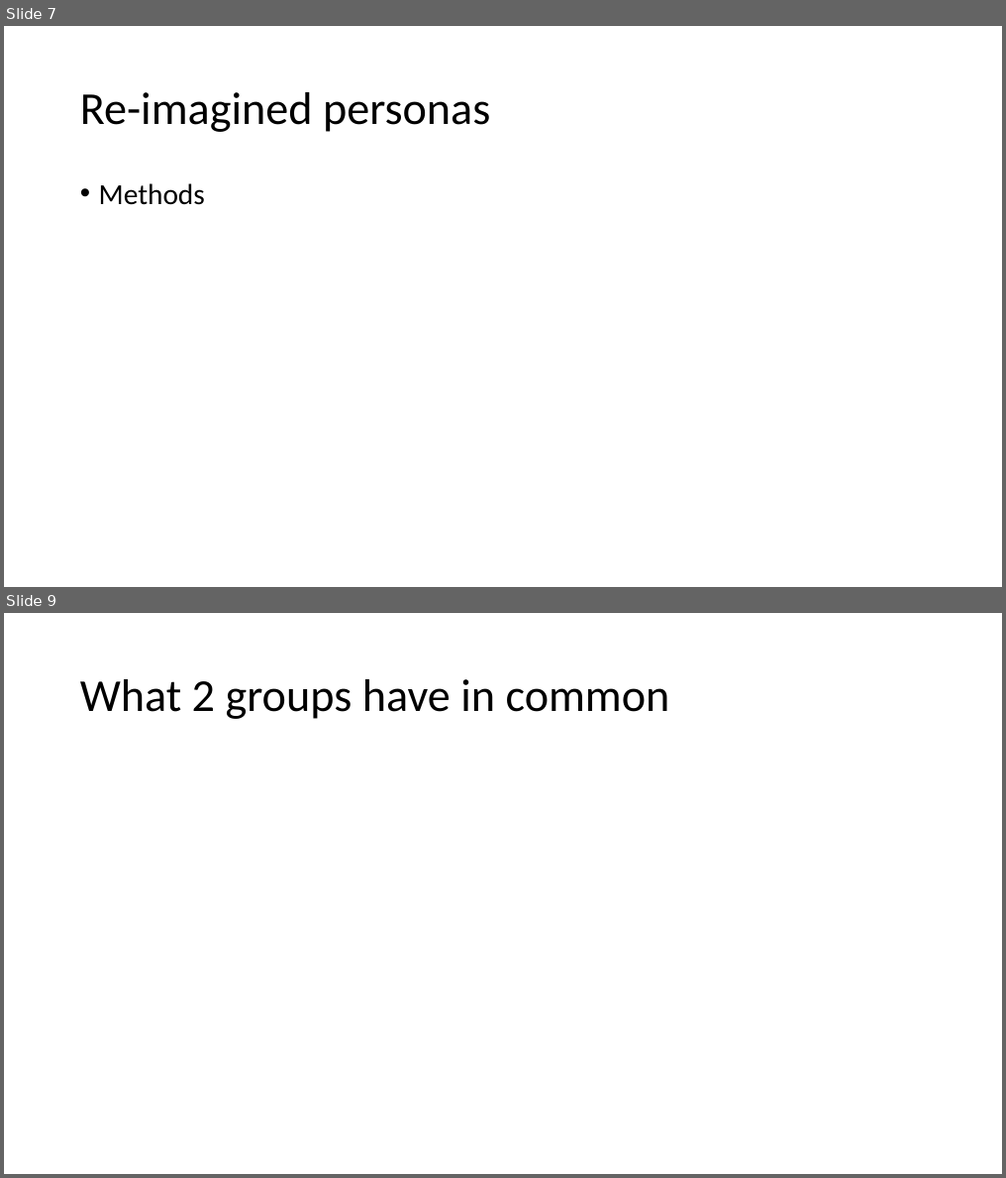
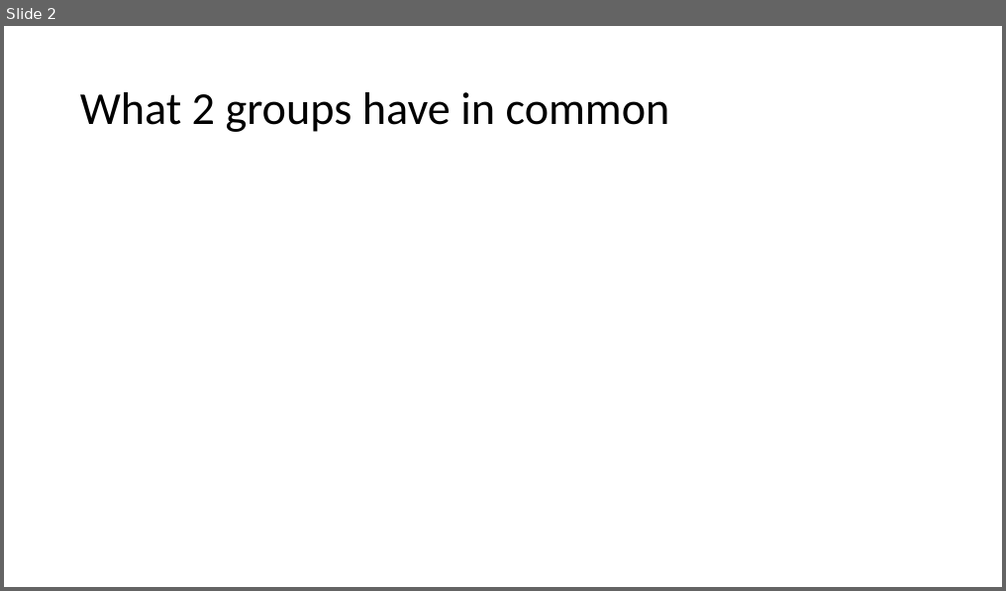
Before and after one commit to PersonaPredicta/Survey_Says..., a slide deck: New_personas.pptx. Shown one above the other, each under a label of ours: slides 7 and 9 before the commit, slide 2 after it; the slides between them are not shown. The pictures are 1006x1178 and 1006x591 pixels, drawn with LibreOffice and Linux fonts; fonts in the diff are those of the drawing. Boxes give left, top, right and bottom in pixels: in the first picture for what was removed or moved away, otherwise in the second. Text is boxed around its words. In the diff, an @@ line names an element or a change of style, - is before the commit and + after.

```diff
--- a/New_personas.pptx
+++ b/New_personas.pptx
@@ slide 7 removed at (4, 26, 1002, 587), background #FFFFFF @@
@@ title removed at (80, 92, 490, 132) @@
-Re-imagined personas
@@ text removed at (99, 183, 205, 205) @@
-• Methods
@@ what was slide 9 is now slide 2 @@
```
Also in this commit, not shown: 3 slides changed, 9 other slides removed.
